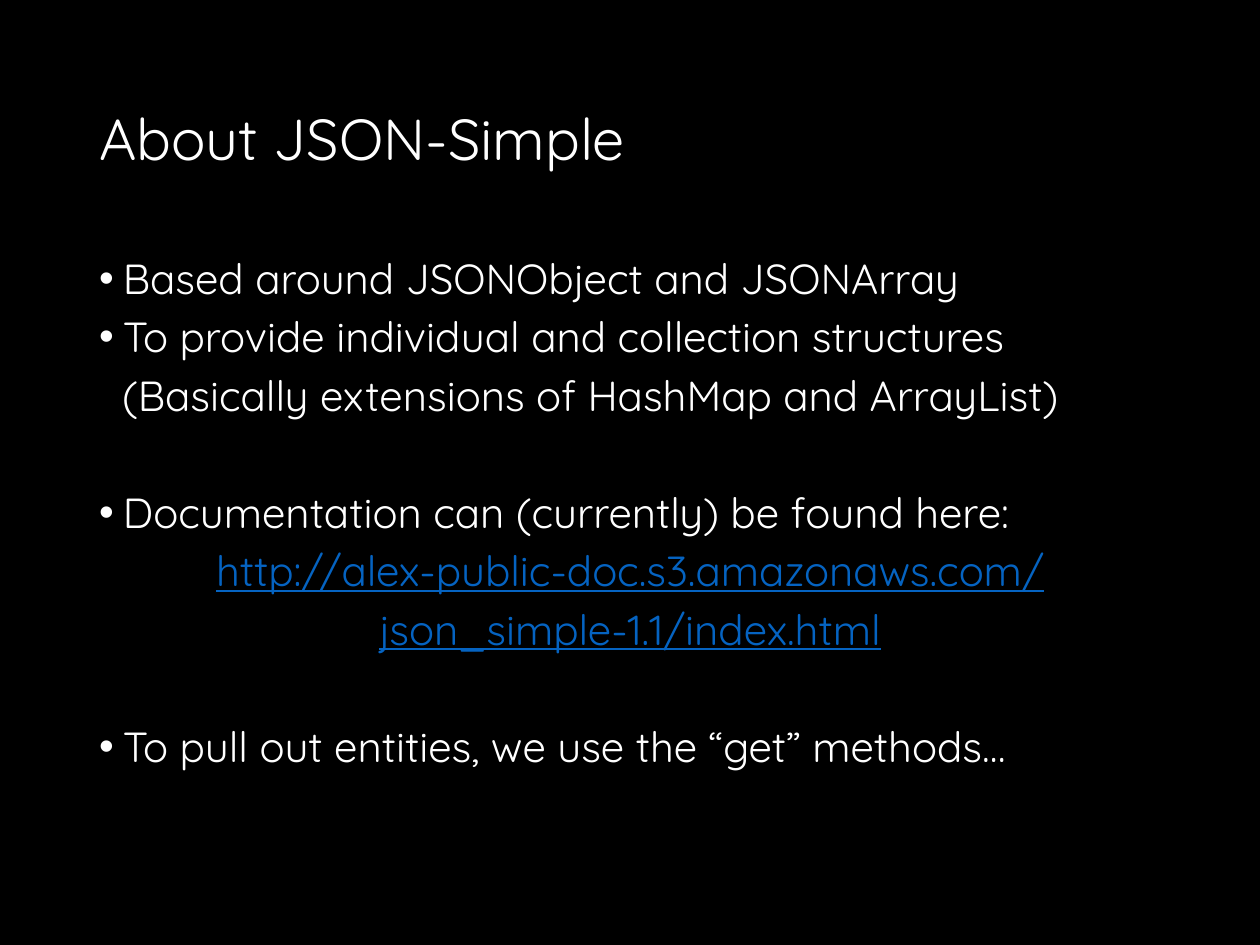
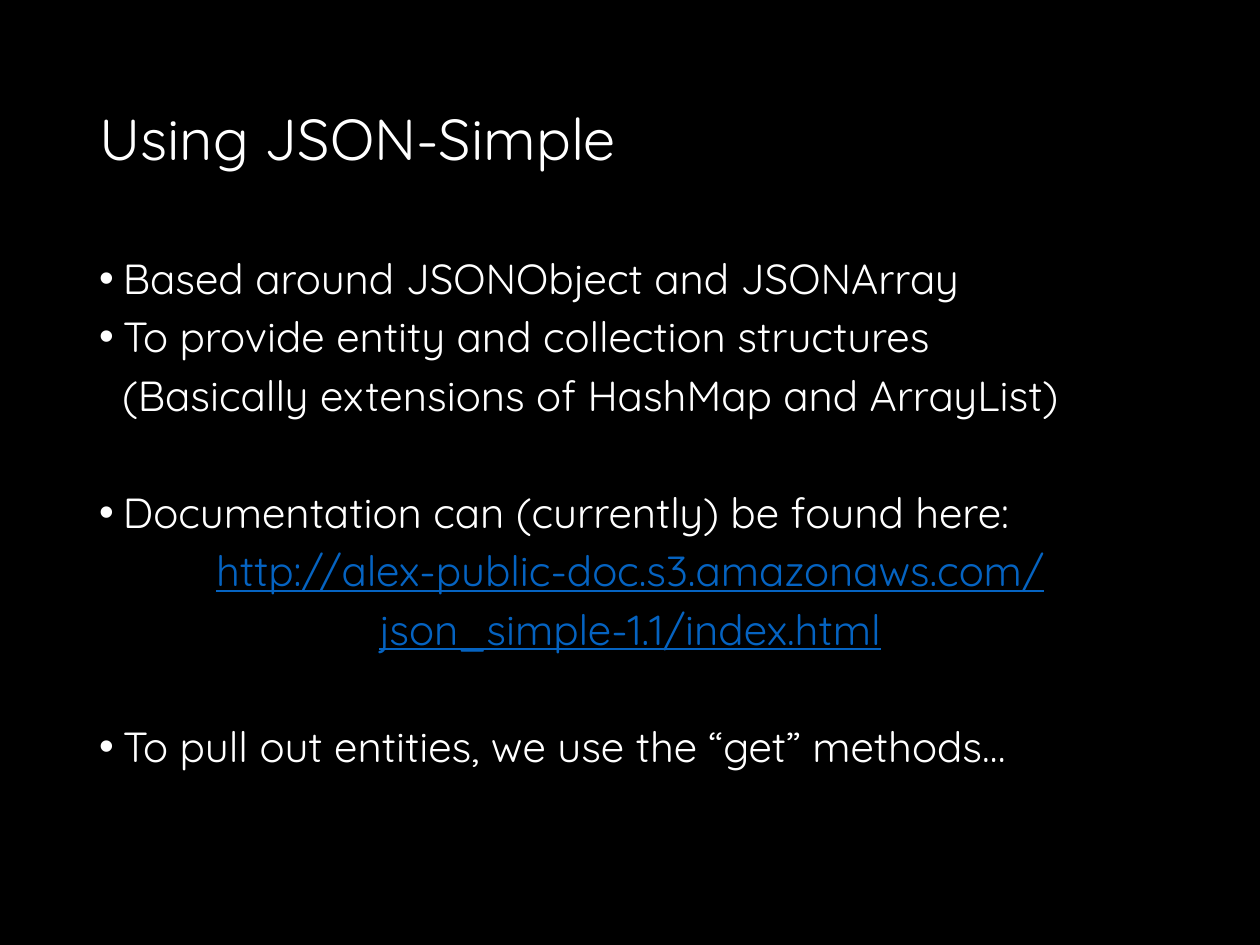
Before and after one commit to drslock/SPE2018, a slide deck: slide 12 of Lecture Slides/16 Spring JSON.pptx (slide 11 before the commit). Drawn at 1260x945 pixels with LibreOffice and Linux fonts; fonts in the diff are those of the drawing. Boxes give left, top, right and bottom in pixels: in the first picture for what was removed or moved away, otherwise in the second. Text is boxed around its words. In the diff, an @@ line names an element or a change of style, - is before the commit and + after.

```diff
--- a/Lecture Slides/16 Spring JSON.pptx
+++ b/Lecture Slides/16 Spring JSON.pptx
@@ title at bbox=[99, 117, 616, 172]: text changed @@
-About JSON-Simple
+Using JSON-Simple
@@ text at bbox=[123, 321, 929, 361]: text changed @@
-• To provide individual and collection structures
+• To provide entity and collection structures
```
Also in this commit, not shown: 4 other slides changed, 2 slides added, 2 slides removed.
